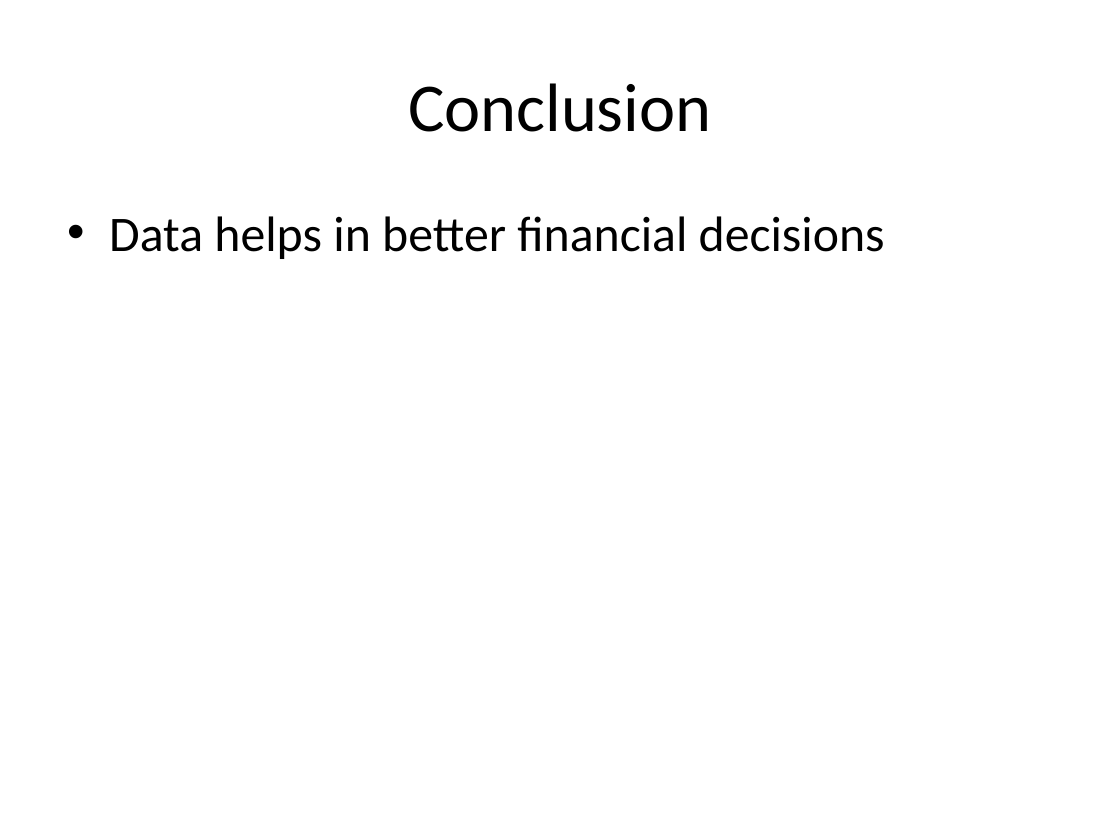
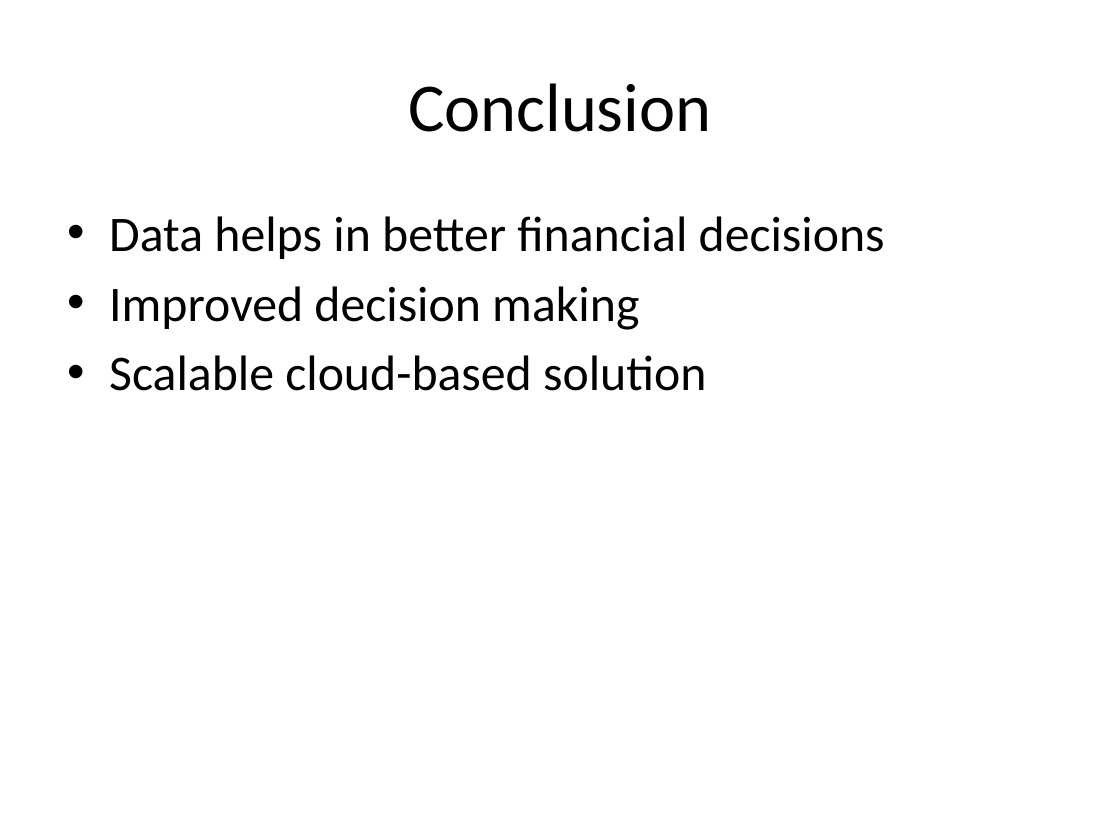
Before and after one commit to csathishit89/axisBankTransactionAnalytics, a slide deck: slide 16 of Axis_Bank_Statement_Analysis.pptx (slide 13 before the commit). Drawn at 1120x840 pixels with LibreOffice and Linux fonts; fonts in the diff are those of the drawing; background and template pictures are left out. Boxes give left, top, right and bottom in pixels: in the first picture for what was removed or moved away, otherwise in the second. Text is boxed around its words. In the diff, an @@ line names an element or a change of style, - is before the commit and + after.

```diff
--- a/Axis_Bank_Statement_Analysis.pptx
+++ b/Axis_Bank_Statement_Analysis.pptx
@@ text at [109, 286, 706, 391]: paragraphs added @@
+• Improved decision making
+• Scalable cloud-based solution
```
Also in this commit, not shown: 1 other slide changed, 3 slides added.
